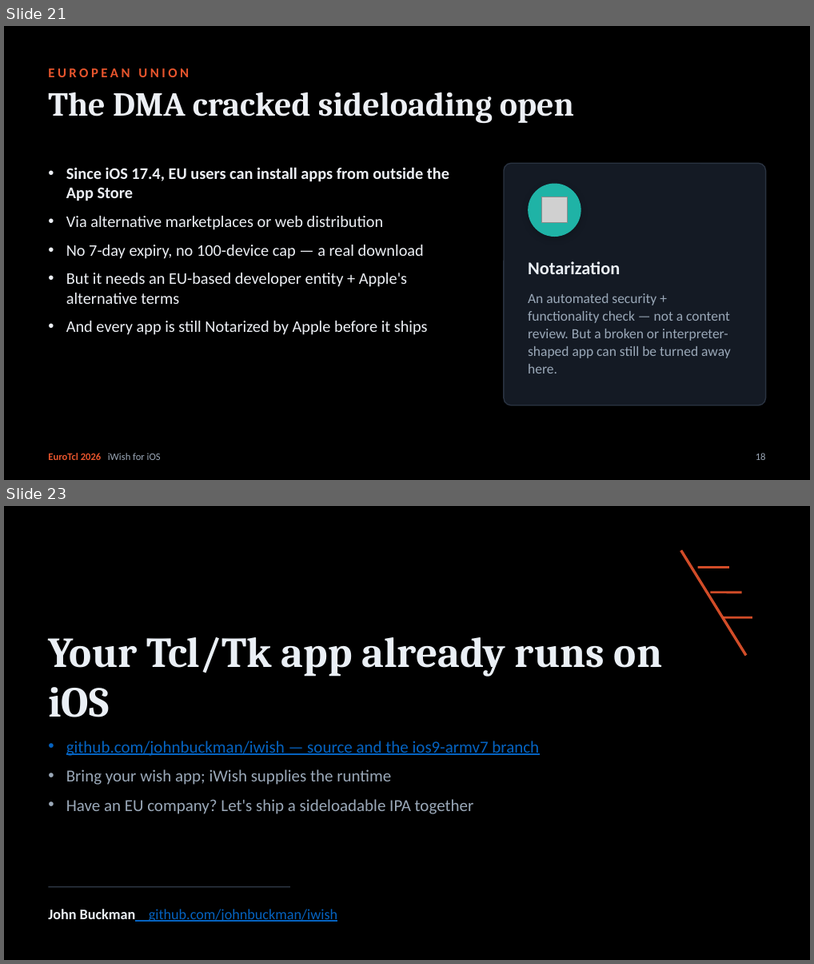
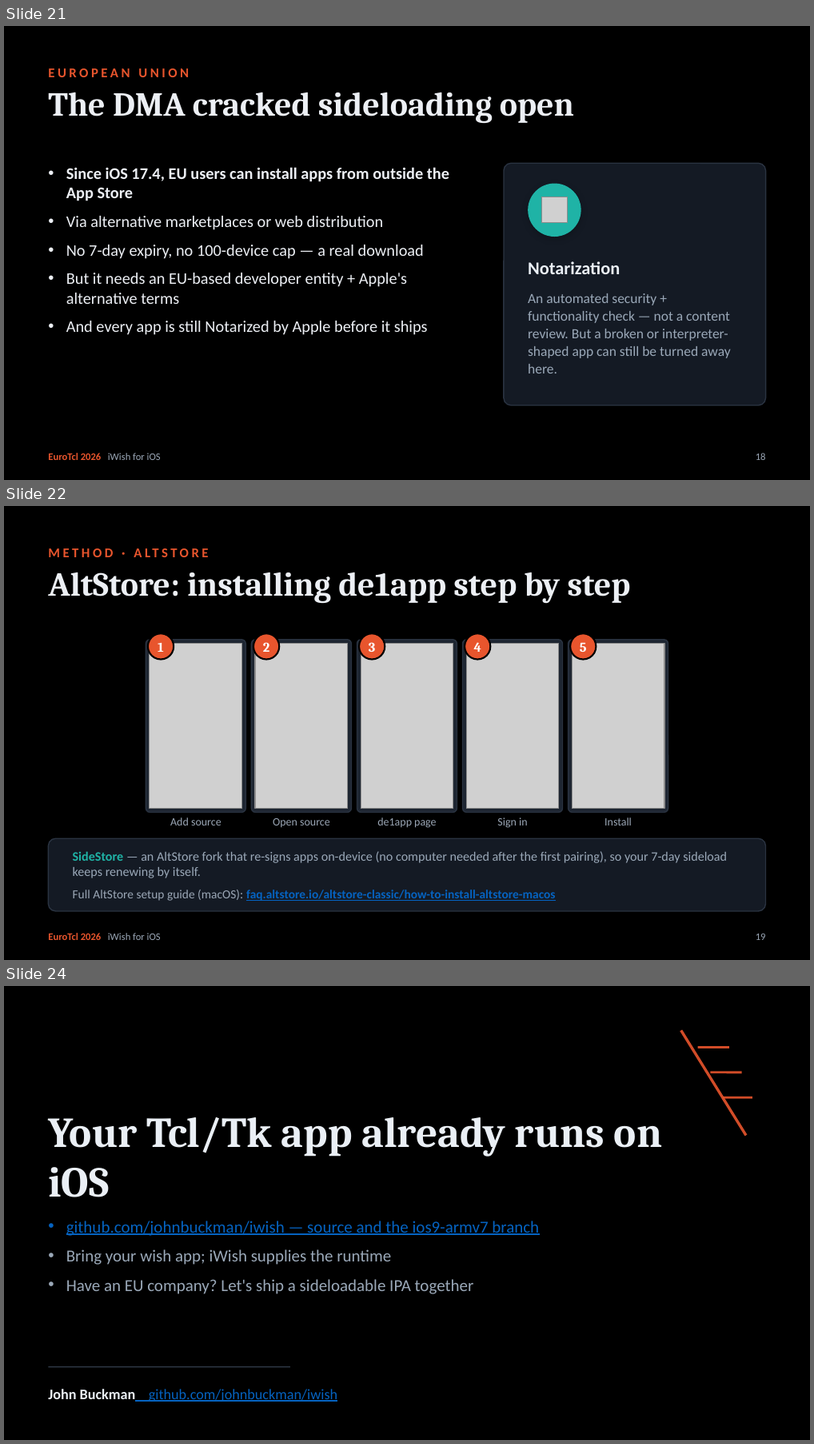
Before and after one commit to johnbuckman/iwish, a slide deck: iWish-for-iOS.pptx. Shown one above the other, each under a label of ours: slides 21 and 23 before the commit, slides 21, 22 and 24 after it; the slides between them are not shown. The pictures are 814x964 and 814x1444 pixels, drawn with LibreOffice and Linux fonts; fonts in the diff are those of the drawing; grey boxes stand for pictures. Boxes give left, top, right and bottom in pixels: in the first picture for what was removed or moved away, otherwise in the second. Text is boxed around its words. In the diff, an @@ line names an element or a change of style, - is before the commit and + after.

```diff
--- a/iWish-for-iOS.pptx
+++ b/iWish-for-iOS.pptx
@@ slide 22 added at (x1=4, y1=506, x2=810, y2=960), background #000000 @@
@@ text added at (x1=48, y1=540, x2=766, y2=564), 12 pt, text #E8552D, bold @@
+METHOD · ALTSTORE
@@ text added at (x1=48, y1=572, x2=631, y2=604), 30 pt, text #ECEFF4, bold @@
+AltStore: installing de1app step by step
@@ rounded rectangle added at (x1=146, y1=640, x2=246, y2=812), fill #1E2632, outline #2A3341 1 pt @@
@@ ellipse added at (x1=147, y1=633, x2=174, y2=660), fill #E8552D, outline #000000 1.5 pt @@
@@ picture added at (x1=149, y1=643, x2=242, y2=808) @@
@@ text added at (x1=158, y1=643, x2=164, y2=652), 12 pt, text #FFFFFF, bold @@
+1
@@ rounded rectangle added at (x1=251, y1=640, x2=351, y2=812), fill #1E2632, outline #2A3341 1 pt @@
@@ ellipse added at (x1=254, y1=633, x2=280, y2=660), fill #E8552D, outline #000000 1.5 pt @@
@@ picture added at (x1=255, y1=643, x2=348, y2=808) @@
@@ text added at (x1=263, y1=642, x2=270, y2=652), 12 pt, text #FFFFFF, bold @@
+2
@@ rounded rectangle added at (x1=358, y1=640, x2=457, y2=812), fill #1E2632, outline #2A3341 1 pt @@
@@ ellipse added at (x1=360, y1=633, x2=386, y2=660), fill #E8552D, outline #000000 1.5 pt @@
@@ picture added at (x1=361, y1=643, x2=453, y2=808) @@
@@ text added at (x1=369, y1=642, x2=376, y2=652), 12 pt, text #FFFFFF, bold @@
+3
@@ rounded rectangle added at (x1=463, y1=640, x2=563, y2=812), fill #1E2632, outline #2A3341 1 pt @@
@@ ellipse added at (x1=465, y1=633, x2=490, y2=660), fill #E8552D, outline #000000 1.5 pt @@
@@ picture added at (x1=467, y1=643, x2=560, y2=808) @@
@@ text added at (x1=474, y1=642, x2=482, y2=652), 12 pt, text #FFFFFF, bold @@
+4
@@ rounded rectangle added at (x1=569, y1=640, x2=669, y2=812), fill #1E2632, outline #2A3341 1 pt @@
@@ ellipse added at (x1=571, y1=633, x2=597, y2=660), fill #E8552D, outline #000000 1.5 pt @@
@@ picture added at (x1=572, y1=643, x2=665, y2=808) @@
@@ text added at (x1=580, y1=642, x2=587, y2=652), 12 pt, text #FFFFFF, bold @@
+5
@@ text added at (x1=170, y1=817, x2=222, y2=825), 10 pt, text #9AA6B5 @@
+Add source
@@ text added at (x1=378, y1=817, x2=436, y2=828), 10 pt, text #9AA6B5 @@
+de1app page
@@ text added at (x1=498, y1=817, x2=528, y2=828), 10 pt, text #9AA6B5 @@
+Sign in
@@ text added at (x1=605, y1=817, x2=632, y2=825), 10 pt, text #9AA6B5 @@
+Install
@@ rounded rectangle added at (x1=48, y1=838, x2=766, y2=911), fill #141A24, outline #2A3341 1 pt @@
@@ text added at (x1=273, y1=818, x2=330, y2=827), 10 pt, text #9AA6B5 @@
+Open source
@@ text added at (x1=73, y1=851, x2=727, y2=878), 11.5 pt, text #9AA8B8 @@
+SideStore — an AltStore fork that re-signs apps on-device (no computer needed after the first pairing), so your 7-day sideload keeps renewing by itself.
@@ text added at (x1=73, y1=889, x2=555, y2=900), 11 pt, text #0563C1, bold, underline @@
+Full AltStore setup guide (macOS): faq.altstore.io/altstore-classic/how-to-install-altstore-macos
@@ text added at (x1=48, y1=932, x2=161, y2=940), 9 pt, text #E8552D, bold @@
+EuroTcl 2026 iWish for iOS
@@ text added at (x1=756, y1=933, x2=766, y2=940), 9 pt, text #9AA6B5 @@
+19
@@ what was slide 23 is now slide 24 @@
```
Also in this commit, not shown: 2 slides changed, 1 other file.
